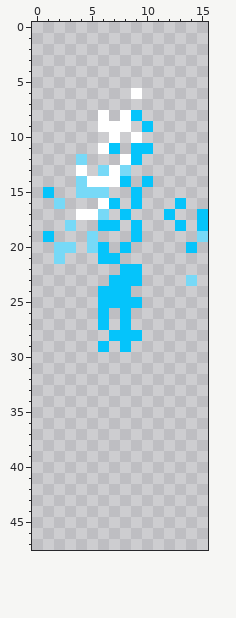
A pixel-art sprite gets an edit: src/org/world/dwarvencaverns/Interactables/DwarfManCannonAnim5.png. Above, as it was before the edit.
The file is 32x96 pixels, drawn in blocks of 2x2; one block is one cell here.
After:
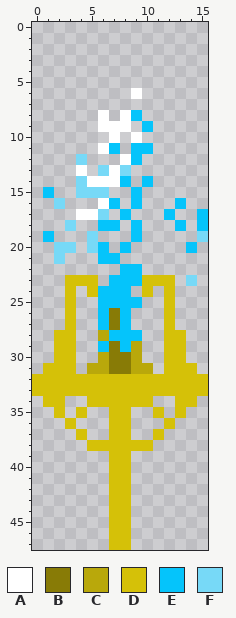
Palette (. is transparent): A #ffffff  B #887b06  C #b9a80b  D #d5c108  E #05c4fb  F #77d9f7
The edit:
The edit adds colour B in rows 26 to 27 at x 7; in row 29 at x 7; in rows 30 to 31 at x 7 to 8.
The edit adds colour C in row 28 at x 6; in row 29 at x 9; in row 30 at x 6 and 9; in row 31 at x 5 to 6 and 9 to 10.
The edit adds colour D in row 23 at x 3 to 5 and 10 to 12; in row 24 at x 3, 5, 10 and 12; in rows 25 to 27 at x 3 and 12; in rows 28 to 30 at x 2 to 3 and 12 to 13; in row 31 at x 1 to 3 and 12 to 14; in rows 32 to 33 at x 0 to 15.
The edit adds colour D in row 34 at x 1 to 2, 5 to 10 and 13 to 14; in row 35 at x 2, 4, 7 to 8, 11 and 13; in row 36 at x 3, 7 to 8 and 12; in row 37 at x 4, 7 to 8 and 11; in row 38 at x 5 to 10; in rows 39 to 47 at x 7 to 8.
Pixel boxes of the changes (left, top, right, bottom) in both pictures:
added: (32, 275, 208, 550)
